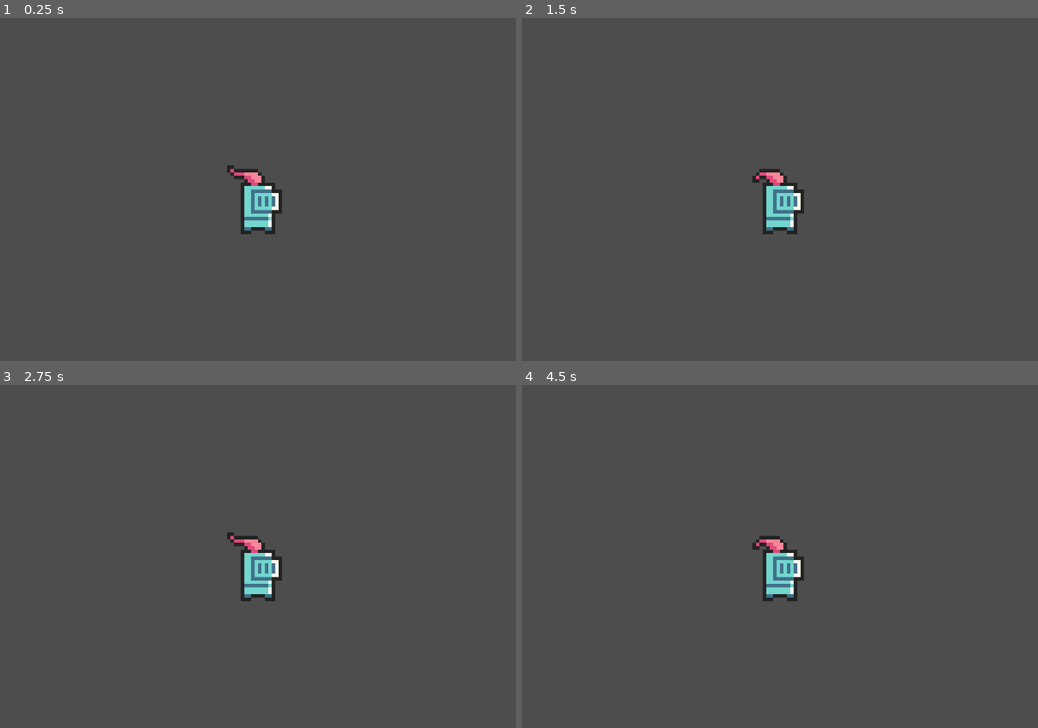
Above: before the commit, frames 1-4 (two rows, left to right).
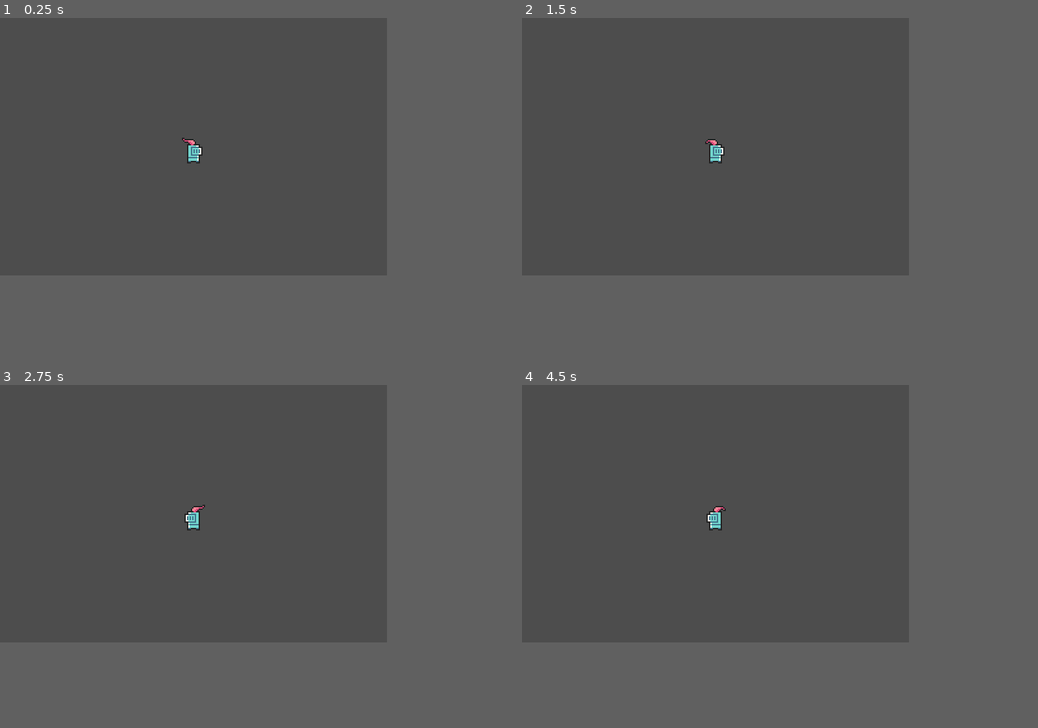
Above: after the commit, the same moments.

Repository: dionisio-ht/Game
Game: Godot game, scene res://scene/game.tscn
The game is run twice, just before and just after one commit, with the same random seed, the same clock (stepped at 60 frames per second) and the same inputs.
Inputs:
- Up to frame 1 (0.25 s): no input
- Up to frame 2 (1.5 s): tap Enter (ui_accept) at 0.5, 0.77 s; hold Right (ui_right) from 0.53 s (still down)
- Up to frame 3 (2.75 s): tap Enter (ui_accept) at 1.52 s; release Right (ui_right) at 2.03 s; hold Left (ui_left) from 2.03 s (still down)
- Up to frame 4 (4.5 s): release Left (ui_left) at 2.78 s; hold Right (ui_right) 2.78-4.28 s; tap Enter (ui_accept) at 3.02, 3.77 s; hold Left (ui_left) from 4.28 s (still down)
In our replay, the window is 800x533 before the commit and 600x400 after it. These sizes can differ from the game's own. Grey fills any space a smaller window leaves; there, only what the larger window draws over its background counts as a difference.

The runs differ from the first frame. In frame 1, 1.5% of the frame differs, in the area x 35-55%, y 34-64%; in frame 2, 1.4%; in frame 3, 1.5%; in frame 4, 1.4%.

Commit message:
Alguns ajustes

Diff:
--- a/entidades/player.tscn
+++ b/entidades/player.tscn
@@ -3,10 +3,8 @@
 [ext_resource type="Script" uid="uid://1c3i8vcfaeyu" path="res://scripts/player.gd" id="1_le3lr"]
 [ext_resource type="Texture2D" uid="uid://b2vajjjrgal4s" path="res://sprites/Knight_Parado.png" id="2_11m8g"]
 [ext_resource type="Texture2D" uid="uid://ddkxajpt34qnu" path="res://sprites/Knight_Andando.png" id="3_kp4u0"]
-
-[sub_resource type="CapsuleShape2D" id="CapsuleShape2D_iu0dc"]
-radius = 7.0
-height = 22.0
+[ext_resource type="Texture2D" uid="uid://bnrsh7elufe26" path="res://sprites/Knight_Pulo.png" id="3_opfg8"]
+[ext_resource type="Texture2D" uid="uid://cs0t3wv75c5ux" path="res://sprites/Knight_Queda.png" id="4_2qu0p"]
 
 [sub_resource type="AtlasTexture" id="AtlasTexture_kp4u0"]
 atlas = ExtResource("2_11m8g")
@@ -27,6 +25,30 @@
 [sub_resource type="AtlasTexture" id="AtlasTexture_7y4ih"]
 atlas = ExtResource("2_11m8g")
 region = Rect2(128, 0, 32, 32)
+
+[sub_resource type="AtlasTexture" id="AtlasTexture_1wo38"]
+atlas = ExtResource("3_opfg8")
+region = Rect2(0, 0, 32, 32)
+
+[sub_resource type="AtlasTexture" id="AtlasTexture_l7jkh"]
+atlas = ExtResource("3_opfg8")
+region = Rect2(64, 0, 32, 32)
+
+[sub_resource type="AtlasTexture" id="AtlasTexture_kq7hh"]
+atlas = ExtResource("3_opfg8")
+region = Rect2(32, 0, 32, 32)
+
+[sub_resource type="AtlasTexture" id="AtlasTexture_1bqy4"]
+atlas = ExtResource("4_2qu0p")
+region = Rect2(0, 0, 32, 32)
+
+[sub_resource type="AtlasTexture" id="AtlasTexture_remub"]
+atlas = ExtResource("4_2qu0p")
+region = Rect2(32, 0, 32, 32)
+
+[sub_resource type="AtlasTexture" id="AtlasTexture_2o2oh"]
+atlas = ExtResource("4_2qu0p")
+region = Rect2(64, 0, 32, 32)
 
 [sub_resource type="AtlasTexture" id="AtlasTexture_r4ns2"]
 atlas = ExtResource("3_kp4u0")
@@ -72,6 +94,34 @@
 }, {
 "frames": [{
 "duration": 1.0,
+"texture": SubResource("AtlasTexture_1wo38")
+}, {
+"duration": 1.0,
+"texture": SubResource("AtlasTexture_l7jkh")
+}, {
+"duration": 1.0,
+"texture": SubResource("AtlasTexture_kq7hh")
+}],
+"loop": true,
+"name": &"jump",
+"speed": 5.0
+}, {
+"frames": [{
+"duration": 1.0,
+"texture": SubResource("AtlasTexture_1bqy4")
+}, {
+"duration": 1.0,
+"texture": SubResource("AtlasTexture_remub")
+}, {
+"duration": 1.0,
+"texture": SubResource("AtlasTexture_2o2oh")
+}],
+"loop": false,
+"name": &"queda",
+"speed": 5.0
+}, {
+"frames": [{
+"duration": 1.0,
 "texture": SubResource("AtlasTexture_r4ns2")
 }, {
 "duration": 1.0,
@@ -91,20 +141,23 @@
 "speed": 10.0
 }]
 
+[sub_resource type="RectangleShape2D" id="RectangleShape2D_opfg8"]
+size = Vector2(14, 18.25)
+
 [node name="Player" type="CharacterBody2D" unique_id=1772324300]
 script = ExtResource("1_le3lr")
-
-[node name="CollisionShape2D" type="CollisionShape2D" parent="." unique_id=1827545666]
-position = Vector2(0, 4)
-scale = Vector2(2, 2)
-shape = SubResource("CapsuleShape2D_iu0dc")
 
 [node name="AnimatedSprite2D" type="AnimatedSprite2D" parent="." unique_id=1226825251]
 scale = Vector2(2, 2)
 sprite_frames = SubResource("SpriteFrames_le3lr")
 animation = &"idle"
 autoplay = "idle"
-frame_progress = 0.5157371
+frame_progress = 0.9469259
+
+[node name="CollisionShape2D" type="CollisionShape2D" parent="." unique_id=1827545666]
+position = Vector2(0, 7.75)
+scale = Vector2(2, 2)
+shape = SubResource("RectangleShape2D_opfg8")
 
 [node name="ray_left" type="RayCast2D" parent="." unique_id=1430785204]
 modulate = Color(1, 0.11764706, 1, 1)
--- a/project.godot
+++ b/project.godot
@@ -17,8 +17,8 @@
 
 [display]
 
-window/size/viewport_width=300
-window/size/viewport_height=200
+window/size/viewport_width=600
+window/size/viewport_height=400
 window/size/mode=2
 window/stretch/mode="canvas_items"
 
--- /dev/null
+++ b/scene/game2.tscn
@@ -0,0 +1,70 @@
+[gd_scene format=3 uid="uid://bmihkga8ipmsr"]
+
+[ext_resource type="PackedScene" uid="uid://y7ce21sapobb" path="res://entidades/player.tscn" id="1_5kiuu"]
+
+[sub_resource type="RectangleShape2D" id="RectangleShape2D_5kiuu"]
+size = Vector2(1139.7659, 102)
+
+[sub_resource type="RectangleShape2D" id="RectangleShape2D_dbls1"]
+size = Vector2(1140.5, 102)
+
+[sub_resource type="RectangleShape2D" id="RectangleShape2D_33cqm"]
+size = Vector2(290.20087, 102)
+
+[sub_resource type="RectangleShape2D" id="RectangleShape2D_xwcet"]
+size = Vector2(805, 102)
+
+[sub_resource type="RectangleShape2D" id="RectangleShape2D_p1ry8"]
+size = Vector2(805, 102)
+
+[node name="Game" type="Node2D" unique_id=358052570]
+
+[node name="StaticBody2D" type="StaticBody2D" parent="." unique_id=781833954]
+position = Vector2(570, 948)
+
+[node name="CollisionShape2D" type="CollisionShape2D" parent="StaticBody2D" unique_id=486040498]
+shape = SubResource("RectangleShape2D_5kiuu")
+debug_color = Color(0.09463794, 0.64884585, 1.92523e-07, 0.41960785)
+
+[node name="StaticBody2D2" type="StaticBody2D" parent="." unique_id=2133007351]
+position = Vector2(569, 41)
+
+[node name="CollisionShape2D" type="CollisionShape2D" parent="StaticBody2D2" unique_id=1330327414]
+position = Vector2(0.75, 0)
+shape = SubResource("RectangleShape2D_dbls1")
+debug_color = Color(0.09463794, 0.64884585, 1.92523e-07, 0.41960785)
+
+[node name="StaticBody2D3" type="StaticBody2D" parent="." unique_id=222546774]
+position = Vector2(799, 750)
+
+[node name="CollisionShape2D" type="CollisionShape2D" parent="StaticBody2D3" unique_id=159048682]
+rotation = 1.5707964
+shape = SubResource("RectangleShape2D_33cqm")
+debug_color = Color(0.37254903, 0.25882354, 0, 0.41960785)
+
+[node name="StaticBody2D4" type="StaticBody2D" parent="." unique_id=259495263]
+position = Vector2(1089, 495)
+rotation = 6.2831855
+
+[node name="CollisionShape2D" type="CollisionShape2D" parent="StaticBody2D4" unique_id=1177395465]
+rotation = 1.5707964
+shape = SubResource("RectangleShape2D_xwcet")
+debug_color = Color(0.37254903, 0.25882354, 0, 0.41960785)
+
+[node name="StaticBody2D5" type="StaticBody2D" parent="." unique_id=107082929]
+position = Vector2(547, 265)
+rotation = 6.2831855
+
+[node name="CollisionShape2D" type="CollisionShape2D" parent="StaticBody2D5" unique_id=1991480251]
+shape = SubResource("RectangleShape2D_p1ry8")
+
+[node name="StaticBody2D6" type="StaticBody2D" parent="." unique_id=103200373]
+position = Vector2(-8.000122, 493)
+
+[node name="CollisionShape2D" type="CollisionShape2D" parent="StaticBody2D6" unique_id=540024955]
+rotation = 1.5707964
+shape = SubResource("RectangleShape2D_xwcet")
+debug_color = Color(0.37254903, 0.25882354, 0, 0.41960785)
+
+[node name="Player" parent="." unique_id=1772324300 instance=ExtResource("1_5kiuu")]
+position = Vector2(186, 170)
--- /dev/null
+++ b/scene/plataforma.tscn
@@ -0,0 +1,52 @@
+[gd_scene format=3 uid="uid://4x3dvpxkyjhn"]
+
+[ext_resource type="Script" path="res://scripts/plataforma.gd" id="1_h4vnw"]
+[ext_resource type="PackedScene" uid="uid://y7ce21sapobb" path="res://entidades/player.tscn" id="2_1v4vm"]
+[ext_resource type="Texture2D" uid="uid://cwp1vv1pink0h" path="res://sprites/plataforma.png" id="3_hm2qp"]
+
+[sub_resource type="RectangleShape2D" id="RectangleShape2D_hm2qp"]
+size = Vector2(590.88293, 28)
+
+[sub_resource type="RectangleShape2D" id="RectangleShape2D_2trmg"]
+size = Vector2(135.5, 20)
+
+[node name="Teste Plataforma" type="Node2D" unique_id=1137366533]
+script = ExtResource("1_h4vnw")
+
+[node name="Player" parent="." unique_id=1772324300 instance=ExtResource("2_1v4vm")]
+position = Vector2(108, 839)
+
+[node name="StaticBody2D" type="StaticBody2D" parent="." unique_id=855700625]
+position = Vector2(570, 948)
+
+[node name="CollisionShape2D" type="CollisionShape2D" parent="StaticBody2D" unique_id=1211329477]
+position = Vector2(-274.44147, -37)
+shape = SubResource("RectangleShape2D_hm2qp")
+debug_color = Color(0.09463794, 0.64884585, 1.92523e-07, 0.41960785)
+
+[node name="AnimatableBody2D" type="AnimatableBody2D" parent="." unique_id=634793695]
+
+[node name="CollisionShape2D" type="CollisionShape2D" parent="AnimatableBody2D" unique_id=1157295937]
+position = Vector2(663.25, 907)
+shape = SubResource("RectangleShape2D_2trmg")
+
+[node name="Sprite2D" type="Sprite2D" parent="AnimatableBody2D" unique_id=1944334550]
+position = Vector2(664, 906.5)
+scale = Vector2(4.1875, 0.59375)
+texture = ExtResource("3_hm2qp")
+
+[node name="StaticBody2D2" type="StaticBody2D" parent="." unique_id=741775240]
+position = Vector2(570, 948)
+
+[node name="CollisionShape2D" type="CollisionShape2D" parent="StaticBody2D2" unique_id=1042205087]
+position = Vector2(-274.44147, -278)
+shape = SubResource("RectangleShape2D_hm2qp")
+debug_color = Color(0.09463794, 0.64884585, 1.92523e-07, 0.41960785)
+
+[node name="StaticBody2D3" type="StaticBody2D" parent="." unique_id=370366909]
+position = Vector2(570, 948)
+
+[node name="CollisionShape2D" type="CollisionShape2D" parent="StaticBody2D3" unique_id=1659931058]
+position = Vector2(-274.44147, -530)
+shape = SubResource("RectangleShape2D_hm2qp")
+debug_color = Color(0.09463794, 0.64884585, 1.92523e-07, 0.41960785)
--- /dev/null
+++ b/scripts/plataforma.gd
@@ -0,0 +1,37 @@
+extends Node2D
+
+const waitduration := 1.0 #variavel para definir o tempo de espera antes de subir ou descer
+
+@onready var platform := $AnimatableBody2D as AnimatableBody2D
+@export var movespeed := 9.0 #velocidade da plataforma
+@export var distance := 500 #distancia que devera percorrer
+@export var movevertical := true #booleano se esta subindo ou nao
+
+var follow := Vector2.ZERO
+var platformcenter := 16 #centro da plataforma (como eh 32x32, o centro eh 16)
+var startposition = Vector2.ZERO #guardando a posicao da plataforma na cena
+
+# Called when the node enters the scene tree for the first time.
+func _ready() -> void:
+	startposition = platform.position #definindo onde inicia
+	follow = startposition # ele devera ir para a posicao que definimos na cena
+	moveplatform() #funcao para mover
+
+# Called every frame. 'delta' is the elapsed time since the previous frame.
+func _physics_process(delta: float) -> void:
+	platform.position = platform.position.lerp(follow, 1)
+	#mover levemente (lerp)
+
+func moveplatform():
+	#definindo a direcao, cima ou baixo
+	var movedirection = Vector2.UP * distance if movevertical else Vector2.DOWN * distance
+	var duration = movedirection.length() / float(movespeed * platformcenter)
+
+	#calculando onde vai parar
+	var targetposition = startposition + movedirection
+
+	var platformtween = create_tween().set_loops() #para subir e descer infinitamente
+	#subindo
+	platformtween.tween_property(self, "follow", targetposition, duration).set_trans(Tween.TRANS_LINEAR).set_ease(Tween.EASE_IN_OUT).set_delay(waitduration)
+	#descendo
+	platformtween.tween_property(self, "follow", startposition, duration).set_trans(Tween.TRANS_LINEAR).set_ease(Tween.EASE_IN_OUT).set_delay(waitduration)
--- a/scripts/player.gd
+++ b/scripts/player.gd
@@ -3,6 +3,7 @@
 ##Referencias
 @onready var ray_left: RayCast2D = $ray_left
 @onready var ray_right: RayCast2D = $ray_right
+@onready var animacao: AnimatedSprite2D = $AnimatedSprite2D
 
 ##Velocidade Padrão
 const SPEED = 300.0
@@ -57,6 +58,10 @@
 			velocity.x = move_toward(velocity.x, 0, SPEED)
 
 	##Animações
+	if direction_Horizontal > 0:
+		animacao.flip_h = false
+	elif direction_Horizontal < 0:
+		animacao.flip_h = true
 
 	move_and_slide()
 
Not shown, added: scripts/plataforma.gd.uid
Binary file added: sprites/plataforma.png
Not shown, added: sprites/plataforma.png.import
